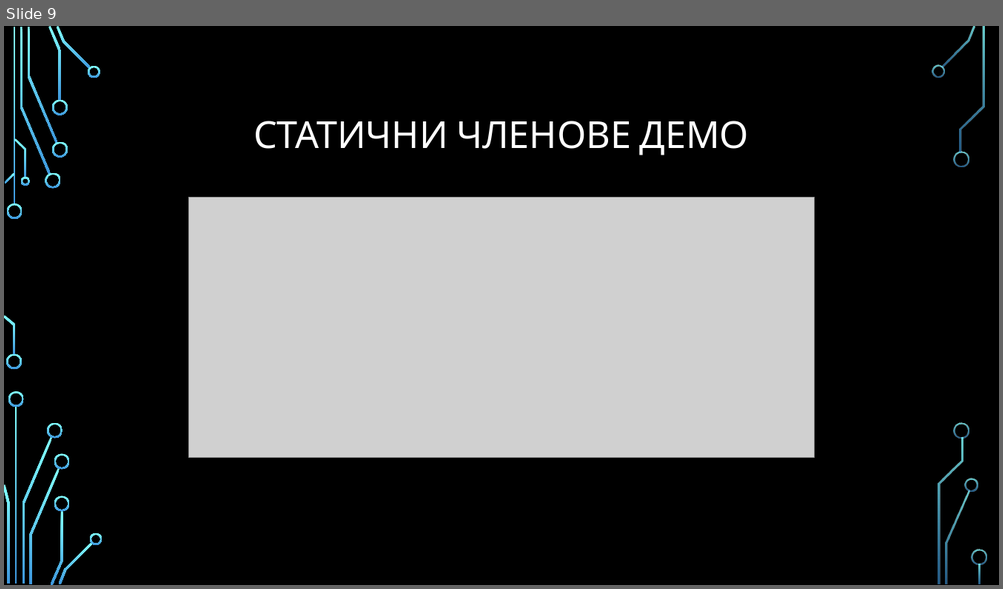
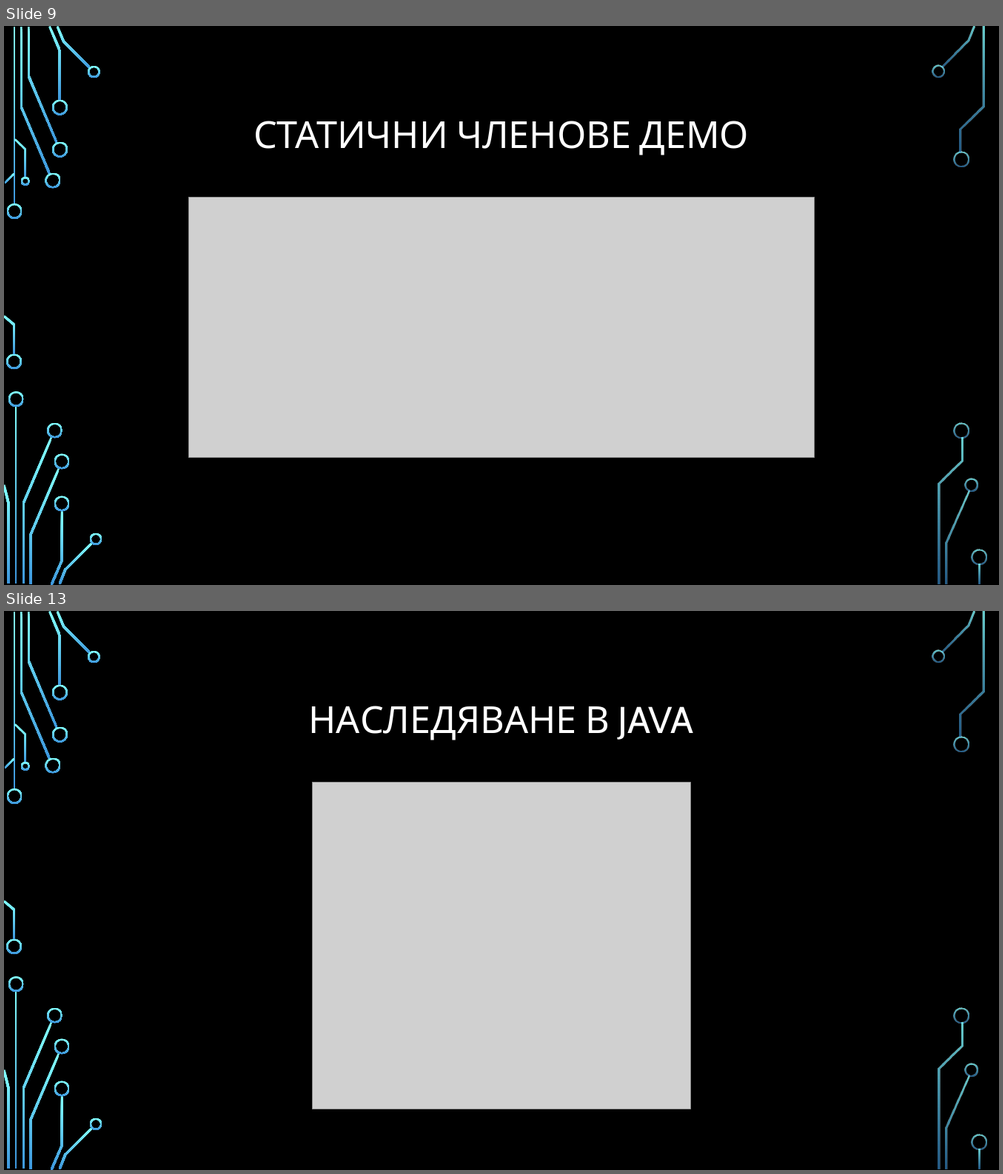
Before and after one commit to Bilyukov/java-course, a slide deck: 05.classes-and-object.pptx. Shown one above the other, each under a label of ours: slide 9 before the commit, slides 9 and 13 after it; the slides between them are not shown. The pictures are 1003x589 and 1003x1174 pixels, drawn with LibreOffice and Linux fonts; fonts in the diff are those of the drawing; grey boxes stand for pictures; background and template pictures are left out. Boxes give left, top, right and bottom in pixels: in the first picture for what was removed or moved away, otherwise in the second. Text is boxed around its words. In the diff, an @@ line names an element or a change of style, - is before the commit and + after.

```diff
--- a/05.classes-and-object.pptx
+++ b/05.classes-and-object.pptx
@@ slide 13 added at (x1=4, y1=611, x2=999, y2=1170), background picture (left out); not listed: 36 template elements that a slide beside it also shows @@
@@ title added at (x1=309, y1=706, x2=694, y2=741), 36 pt, text #FFFFFF @@
+НАСЛЕДЯВАНЕ В JAVA
@@ picture added at (x1=312, y1=782, x2=690, y2=1110) @@
```
Also in this commit, not shown: 10 other slides added, 30 other files.
